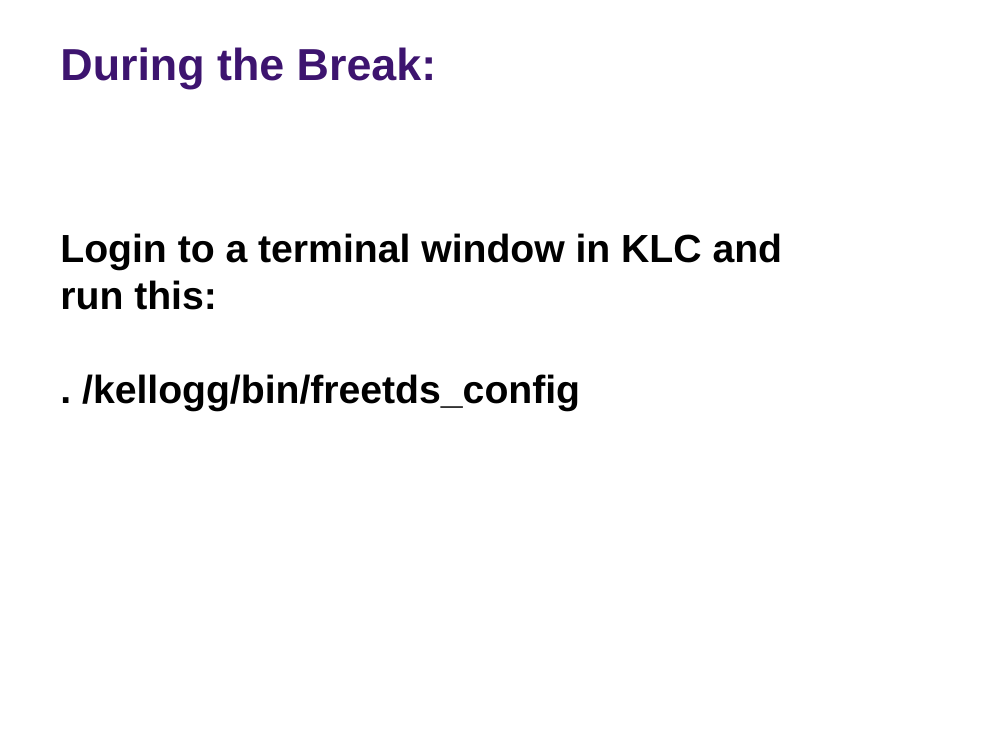
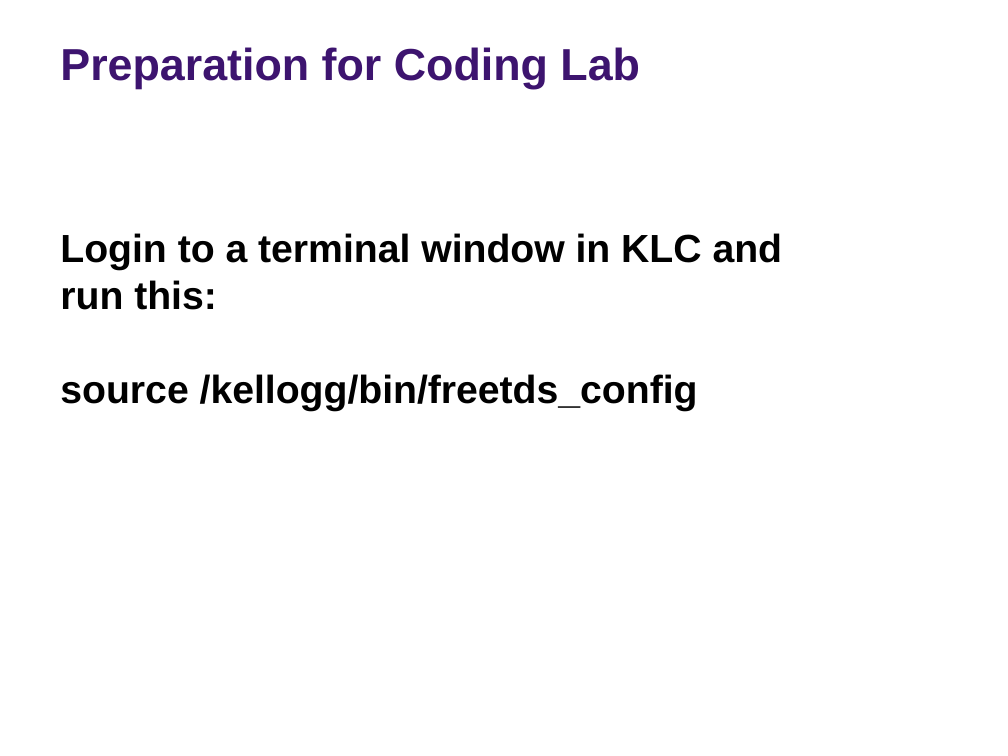
Before and after one commit to rs-kellogg/empirical-workshop-2020, a slide deck: slide 3 of 1-sql-primer/SQL_Primer.pptx (slide 4 before the commit). Drawn at 1008x756 pixels with LibreOffice and Linux fonts; fonts in the diff are those of the drawing; background and template pictures are left out. Boxes give left, top, right and bottom in pixels: in the first picture for what was removed or moved away, otherwise in the second. Text is boxed around its words. In the diff, an @@ line names an element or a change of style, - is before the commit and + after.

```diff
--- a/1-sql-primer/SQL_Primer.pptx
+++ b/1-sql-primer/SQL_Primer.pptx
@@ title at [60, 47, 640, 89]: text changed @@
-During the Break:
+Preparation for Coding Lab
@@ text at [60, 374, 698, 411]: text changed @@
-. /kellogg/bin/freetds_config
+source /kellogg/bin/freetds_config
```
Also in this commit, not shown: 1 other slide changed, 7 slides added, 1 slide removed.
